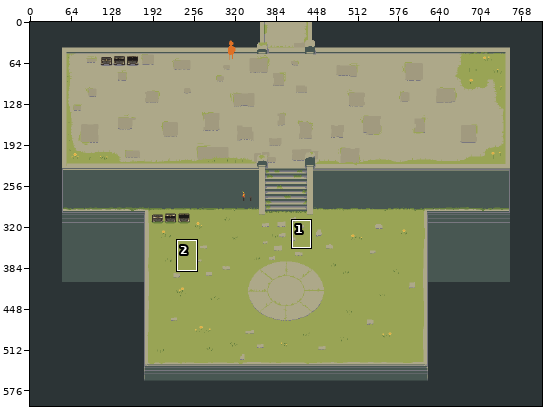
Pixel-art file: core/assets/maps/spawn/spawn.aseprite. The first picture is a wide view before the edit; the outline marks the close-up.
Close-up. The starting point:
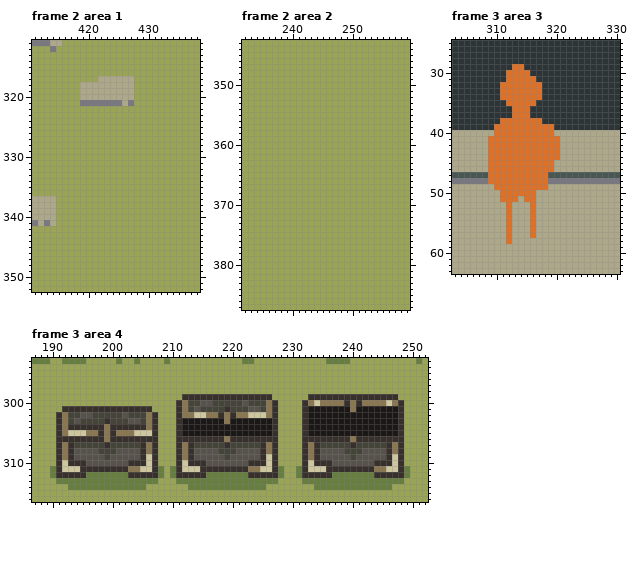
800x600 pixels, 3 frames. Shown: frame 2 area 1: x 411..438, y 311..352; frame 2 area 2: x 232..259, y 343..387; frame 3 area 3: x 303..330, y 25..63; frame 3 area 4: x 187..252, y 293..316. The commit also changed other frames or places, which this record leaves out.
After:
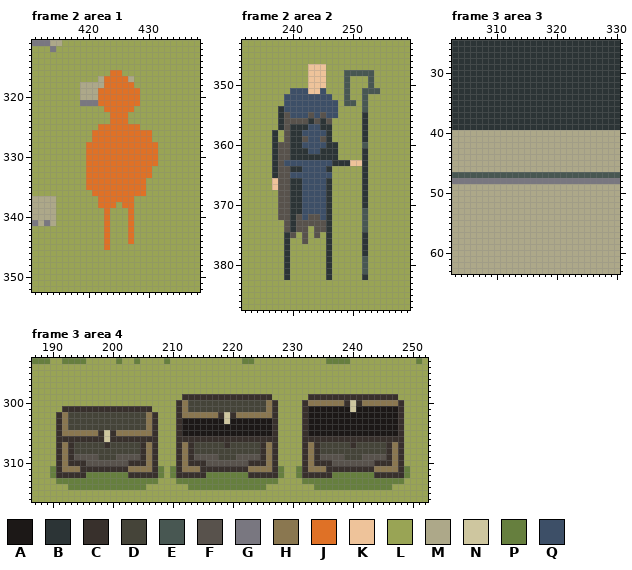
Palette (. is transparent): A #1c1817  B #2c3436  C #38302c  D #454439  E #485752  F #58524c  G #797780  H #8a7750  J #df7126  K #eec39a  L #99a455  M #ada889  N #cec69f  P #667f3e  Q #3d4f67
From the commit log: Add elder - first npc
Changes in this commit:
layer "npc/player" added
layer "npc/npc1" added
layer "player" removed
Changed rows in their new state; - is an unchanged pixel.
Frame 2 area 1, layer "npc/player":
first column x 420:
316 ----JJ------
317 ---JJJJ-----
318 ---JJJJJ----
319 --JJJJJJJ---
320 --JJJJJJJ---
321 --JJJJJJJ---
322 ---JJJJJ----
323 ----JJJ-----
324 ----JJJ-----
325 --JJJJJJJ---
326 -JJJJJJJJJJ-
327 -JJJJJJJJJJ-
328 JJJJJJJJJJJJ
329 JJJJJJJJJJJJ
330 JJJJJJJJJJJJ
331 JJJJJJJJJJJJ
332 JJJJJJJJJJJ-
333 JJJJJJJJJJJ-
334 JJJJJJJJJJ--
335 JJJJJJJJJJ--
336 -JJJJJJJJJ--
337 --JJJJJJ----
338 --JJJ-JJ----
339 ---J---J----
340 ---J---J----
341 ---J---J----
342 ---J---J----
343 ---J---J----
344 ---J---J----
345 ---J--------
Frame 2 area 2, layer "npc/npc1":
first column x 237:
347 ------KKK---------
348 ------KKK---EEEEE-
349 ------KKK---E---E-
350 ------KKK---E---E-
351 ---QQQKKQ---E--EEE
352 --QQQQQQQQ--E--E--
353 --QQQQQQQQQ-EE-E--
354 -BQQQQQQQQQ----E--
355 -BFQQQFQFQQ----B--
356 -BFFFFBFBF-----B--
357 -BFBBBQQBB-----B--
358 B-FBBQQQQB-----B--
359 B-FBBFQQFB-----B--
360 BFFBBQQQQBB----E--
361 BFFBBBQQBBB----B--
362 BFFBBBBBBBB----B--
363 BFQQQQQQQQBBBKKB--
364 BFFBBQQQQB-----B--
365 BFFQQQQQQQ-----B--
366 KFFBBQQQQB-----B--
367 KFFBBQQQQB-----B--
368 -FFBBQQQQB-----B--
369 -FFBBQQQQB-----B--
370 -FFBBQQQQB-----B--
371 -FFBBQQQQB-----E--
372 -FFBFQFFQB-----E--
373 --FBFFFFFB-----E--
374 --FBFF-FFB-----E--
375 --BF-F-F-B-----B--
376 --B--F---B-----B--
377 --B------B-----B--
378 --B------B-----B--
379 --B------B-----E--
380 --B------B-----E--
381 --B------B-----E--
382 --B------B-----B--
Frame 3 area 3:
first column x 309:
29 ----BB------
30 ---BBBB-----
31 ---BBBBB----
32 --BBBBBBB---
33 --BBBBBBB---
34 --BBBBBBB---
35 ---BBBBB----
36 ----BBB-----
37 ----BBB-----
38 --BBBBBBB---
39 -BBBBBBBBBB-
40 -MMMMMMMMMM-
41 MMMMMMMMMMMM
42 MMMMMMMMMMMM
43 MMMMMMMMMMMM
44 MMMMMMMMMMMM
45 MMMMMMMMMMM-
46 MMMMMMMMMMM-
47 EEEEEEEEEE--
48 GGGGGGGGGG--
49 -MMMMMMMMM--
50 --MMMMMM----
51 --MMM-MM----
52 ---M---M----
53 ---M---M----
54 ---M---M----
55 ---M---M----
56 ---M---M----
57 ---M---M----
58 ---M--------
Frame 3 area 4, layers "items/chest_grass/chest_open", "items/chest_grass/chest_semi_open", "items/chest_grass/chest_closed":
first column x 192:
300 -----------------------DD-----D-----------H-----N-----H-
301 ----------------------D----D---DD---------------N-------
302 ---DD-----D-----------HH---N---HHH----------------------
303 --D----D---DD--------------N----------------------------
304 -DDDDDDDDDDDDD------------------------------------------
305 -HHH---N----HHH-----------------------------------------
306 -------N-------------------C--------------------C-------
308 --DDDD---DDDD---------DDDD---DDDD----------DDDD---DDDD--
309 ------D-D-----H-----------D-D-----H------------D-D-----H
310 H-------------H-----H-------------H------H-------------H
311 HHH----------HH-----HHH----------HH------HHH----------HH
